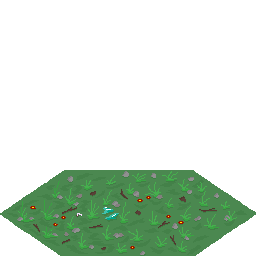
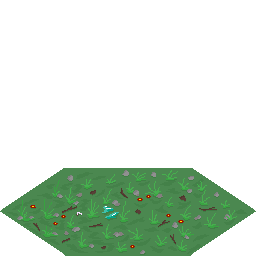
The second w=256, h=256 image is a revision of the first. Changes to its layers:
removed layer "f1" over [left=0, top=168, right=256, bottom=256]
added layer "sol_f1" above "sol_bord_f1" over [left=0, top=168, right=256, bottom=256]
